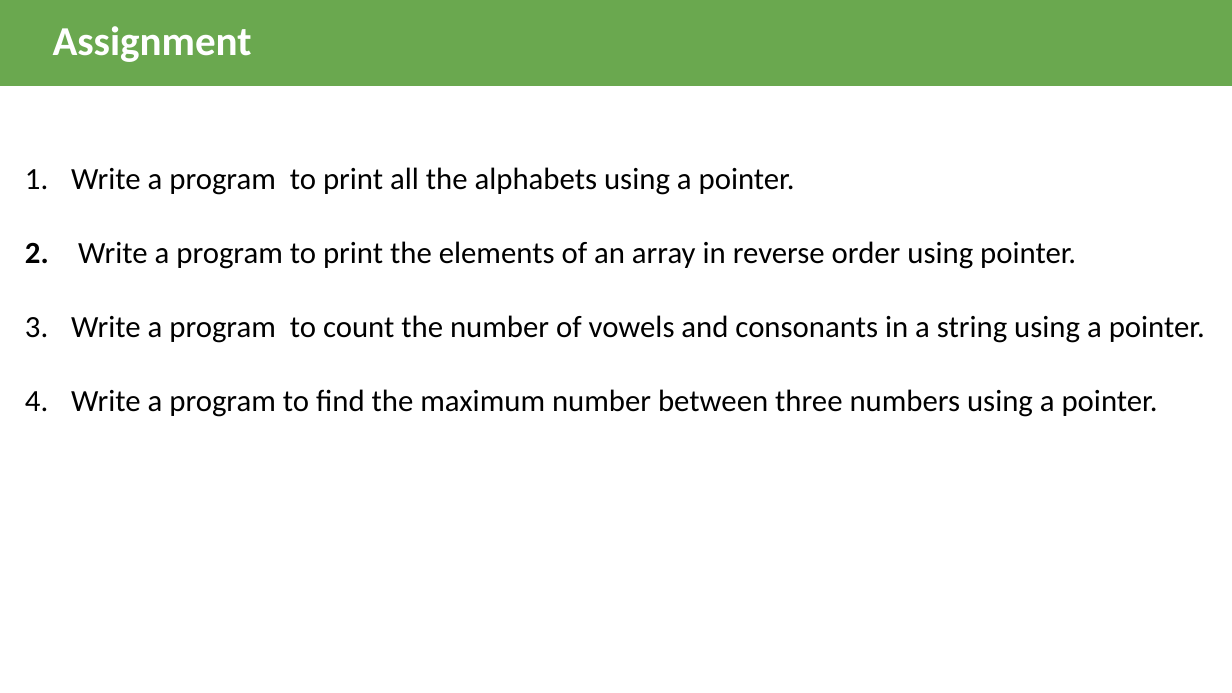
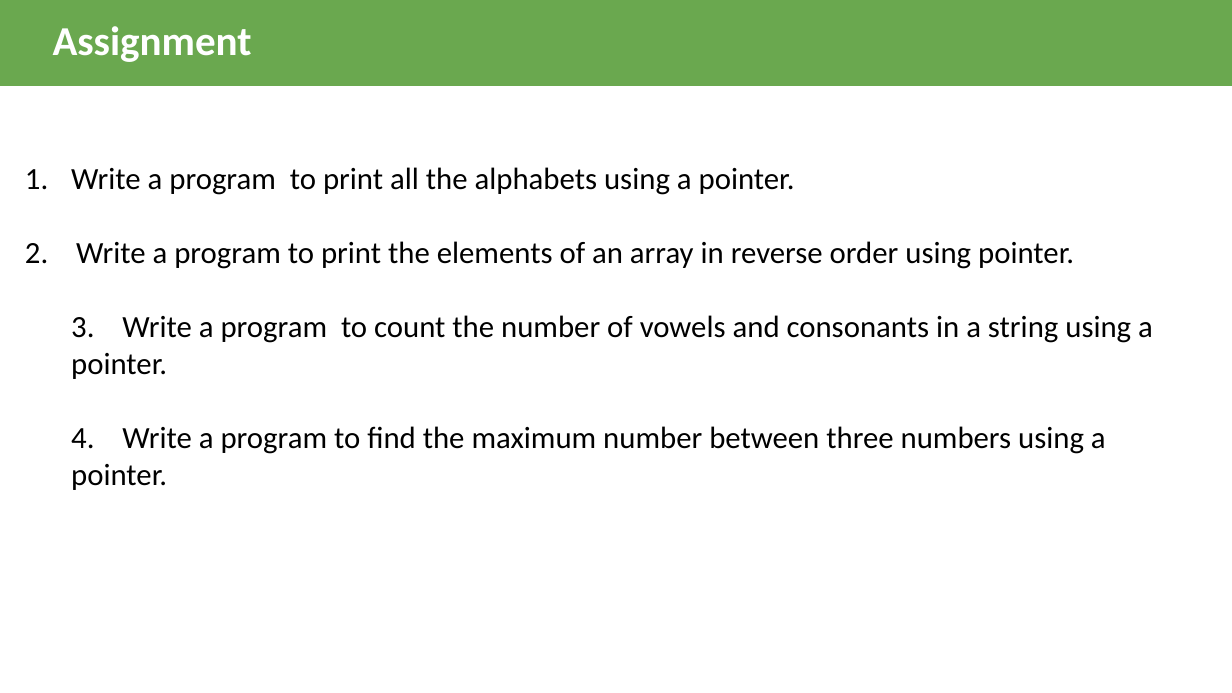
Before and after one commit to KartavyaKothari/cpp-lpu-x, a slide deck: slide 46 of slides/Lec2.pptx. Drawn at 1232x693 pixels with LibreOffice and Linux fonts; fonts in the diff are those of the drawing. Boxes give left, top, right and bottom in pixels: in the first picture for what was removed or moved away, otherwise in the second. Text is boxed around its words. In the diff, an @@ line names an element or a change of style, - is before the commit and + after.

```diff
--- a/slides/Lec2.pptx
+++ b/slides/Lec2.pptx
@@ text at <box>25,241,1153,490</box>: text changed @@
-2. Write a program to print the elements of an array in reverse order using pointer.
-3. Write a program to count the number of vowels and consonants in a string using a pointer.
-4. Write a program to find the maximum number between three numbers using a pointer.
+2. Write a program to print the elements of an array in reverse order using pointer.
+3. Write a program to count the number of vowels and consonants in a string using a pointer.
+4. Write a program to find the maximum number between three numbers using a pointer.
```
Also in this commit, not shown: 6 other files.
